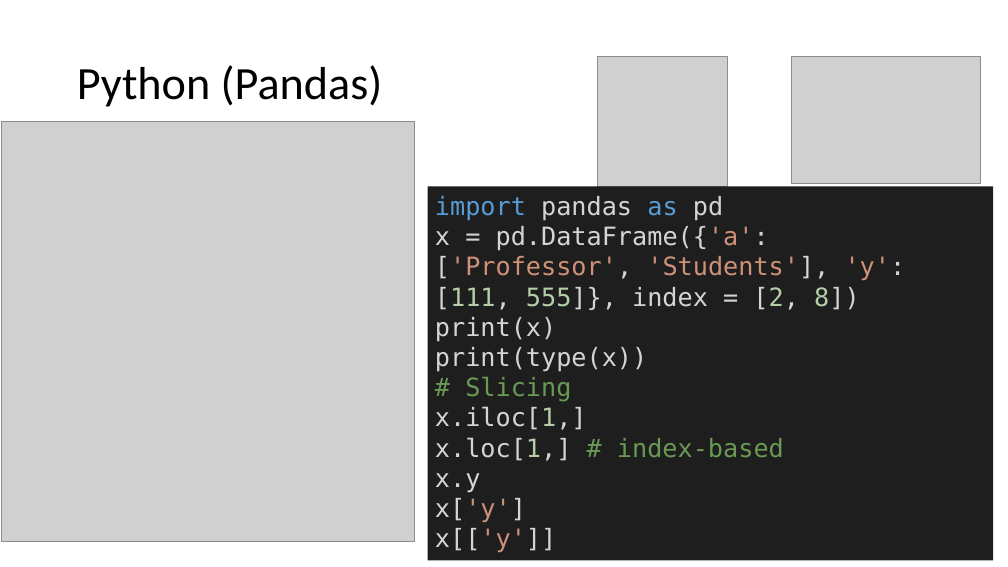
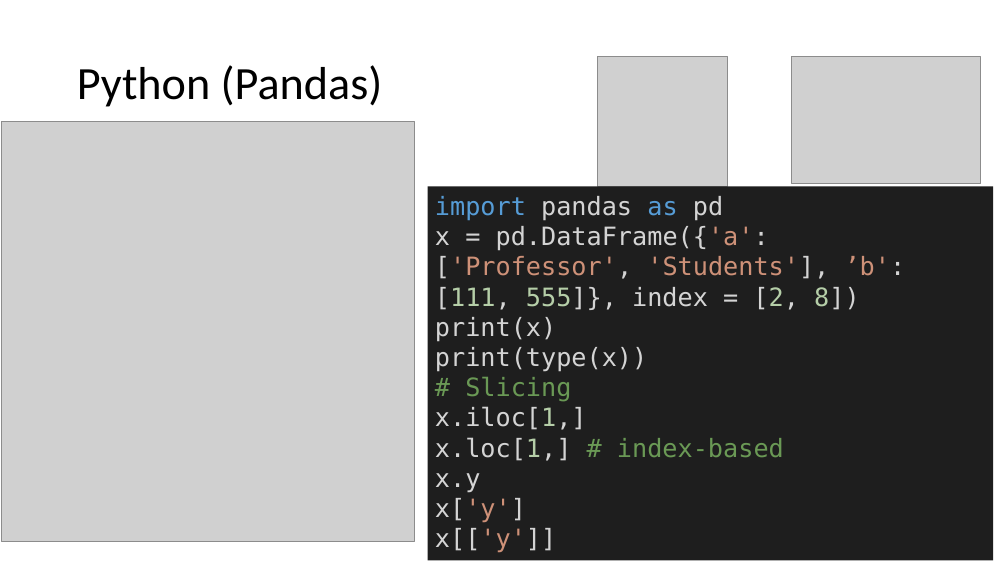
Before and after one commit to mathphysmx/teaching-ml, a slide deck: slide 12 of slides/01_softwareTutorial.pptx. Drawn at 1008x567 pixels with LibreOffice and Linux fonts; fonts in the diff are those of the drawing; grey boxes stand for pictures. Boxes give left, top, right and bottom in pixels: in the first picture for what was removed or moved away, otherwise in the second. Text is boxed around its words. In the diff, an @@ line names an element or a change of style, - is before the commit and + after.

```diff
--- a/slides/01_softwareTutorial.pptx
+++ b/slides/01_softwareTutorial.pptx
@@ text in rectangle at box(435, 226, 906, 310): text changed @@
-x = pd.DataFrame({'a':['Professor', 'Students'], 'y':[111, 555]}, index = [2, 8])
+x = pd.DataFrame({'a':['Professor', 'Students'], ’b':[111, 555]}, index = [2, 8])
```
Also in this commit, not shown: 12 other files.
